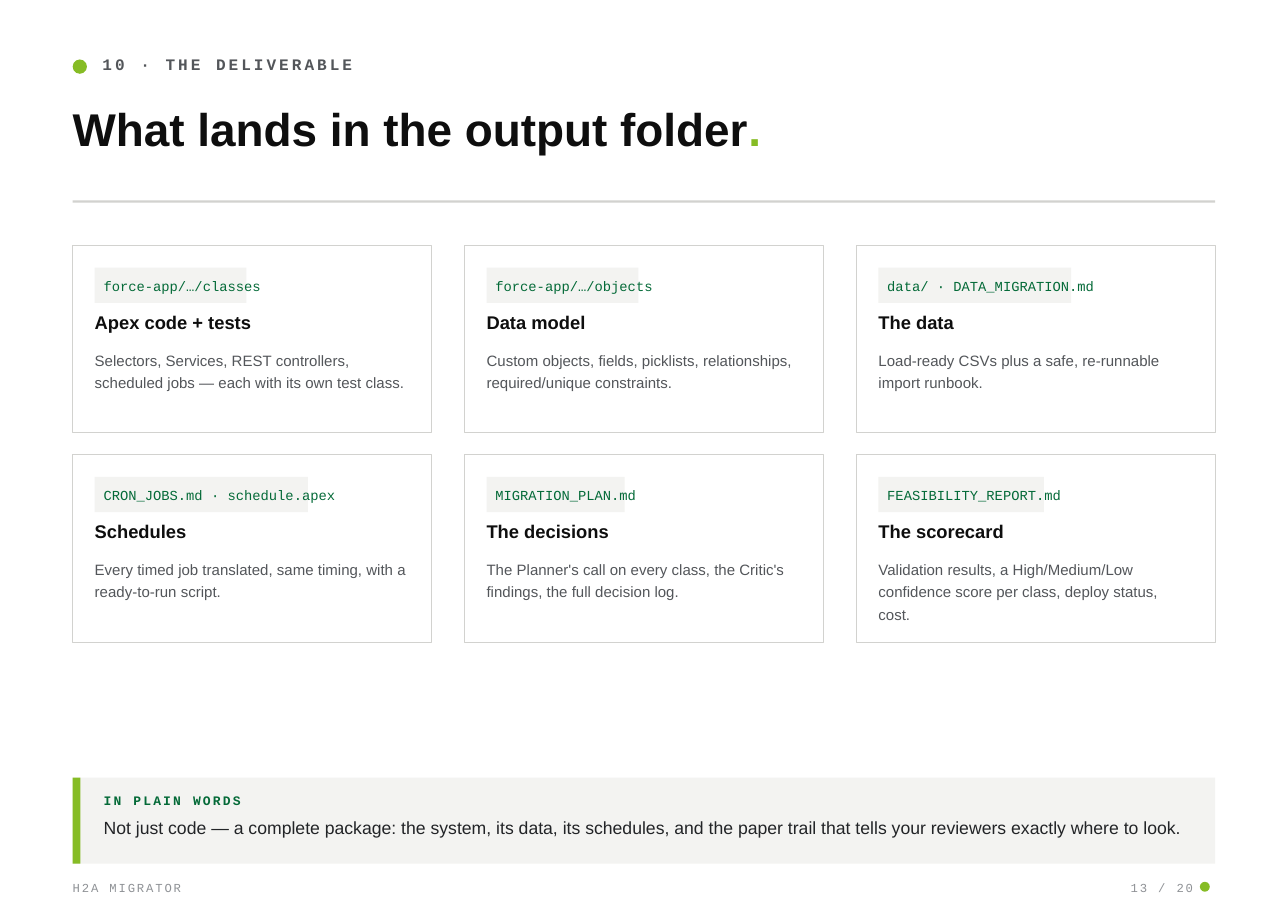
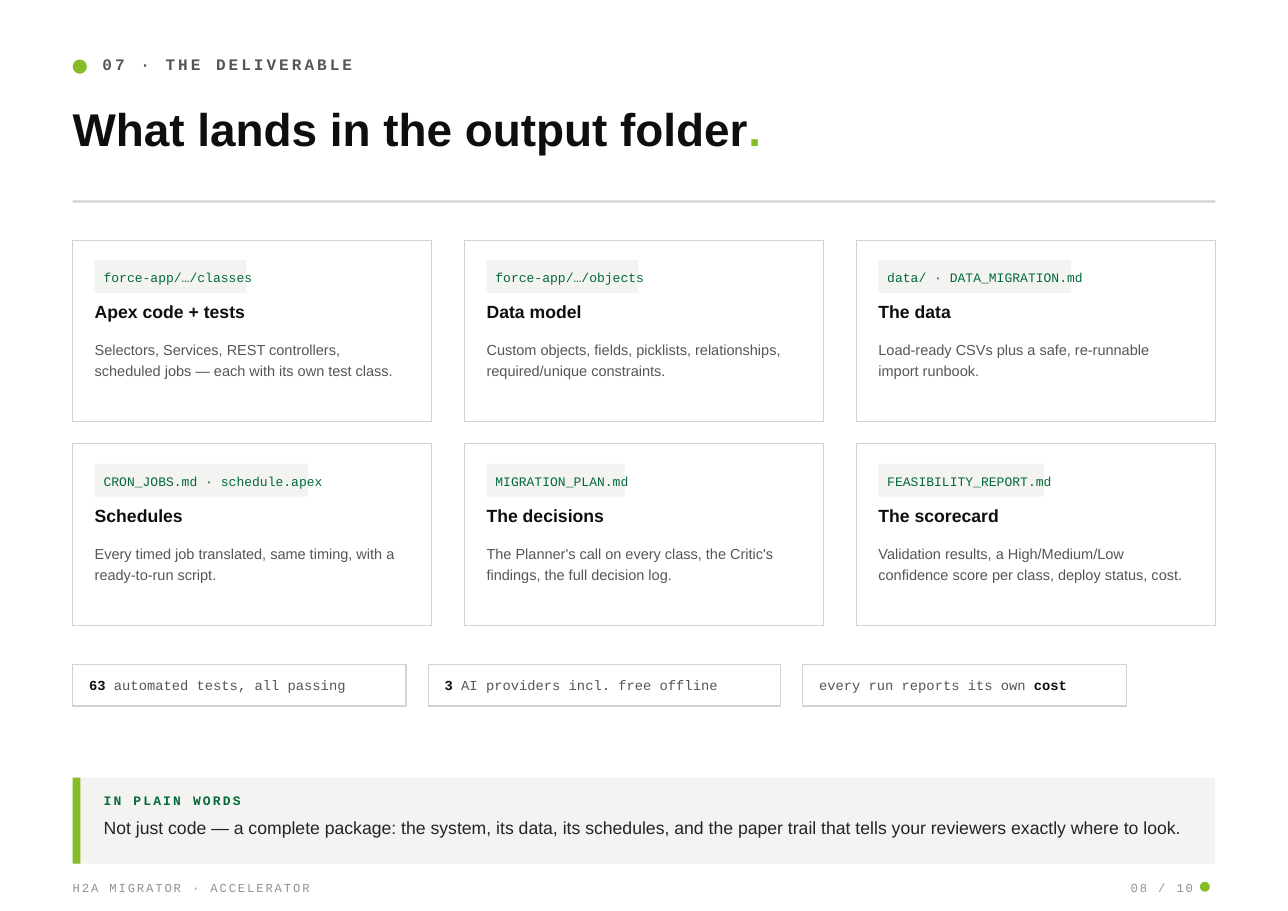
Before and after one commit to Vikaschd04/SAP_Salesforce_Migrator, a slide deck: slide 8 of docs/DEMO_DECK.pptx (slide 13 before the commit). Drawn at 1288x911 pixels with LibreOffice and Linux fonts; fonts in the diff are those of the drawing. Boxes give left, top, right and bottom in pixels: in the first picture for what was removed or moved away, otherwise in the second. Text is boxed around its words. In the diff, an @@ line names an element or a change of style, - is before the commit and + after.

Commit message:
refactor: update H2A Migrator deck generation script to a 10-slide executive accelerator format and remove obsolete PDF.

```diff
--- a/docs/DEMO_DECK.pptx
+++ b/docs/DEMO_DECK.pptx
@@ text at [102, 59, 352, 70]: text changed @@
-10 · THE DELIVERABLE
+07 · THE DELIVERABLE
@@ rectangle: place and size @@
-rectangle at [73, 246, 432, 433]
+rectangle at [73, 240, 432, 422]
@@ rectangle: place and size @@
-rectangle at [465, 246, 824, 433]
+rectangle at [465, 240, 824, 422]
@@ 9 texts, 3 rectangles: place and size @@
-9 texts, 3 rectangles at [95, 268, 1159, 391]
+9 texts, 3 rectangles at [95, 260, 1149, 379]
@@ rectangle: place and size @@
-rectangle at [856, 246, 1215, 433]
+rectangle at [856, 240, 1215, 422]
@@ rectangle: place and size @@
-rectangle at [73, 455, 432, 642]
+rectangle at [73, 444, 432, 626]
@@ rectangle: place and size @@
-rectangle at [465, 455, 824, 642]
+rectangle at [465, 444, 824, 626]
@@ rectangle: place and size @@
-rectangle at [856, 455, 1215, 642]
+rectangle at [856, 444, 1215, 626]
@@ 9 texts, 3 rectangles: place and size @@
-9 texts, 3 rectangles at [95, 477, 1157, 620]
+9 texts, 3 rectangles at [95, 464, 1182, 583]
@@ size 9 to 8.5 pt in 6 elements at [104, 272, 253, 285], [495, 272, 644, 285], [887, 272, 1083, 284], [104, 476, 323, 489], [495, 476, 628, 488], [887, 476, 1051, 488] @@
@@ size 12 to 11.5 pt in 6 elements at [95, 305, 245, 322], [487, 305, 582, 318], [878, 305, 951, 318], [487, 509, 604, 522], [95, 509, 183, 522], [878, 509, 999, 522] @@
@@ size 9.8 to 9.5 pt; line spacing 1.24 to 1.22 in 6 elements at [487, 344, 780, 379], [95, 344, 393, 379], [878, 344, 1149, 379], [95, 548, 394, 583], [487, 548, 773, 583], [878, 548, 1182, 583] @@
@@ rectangle added at [73, 664, 407, 706], fill #FFFFFF, outline #D2D2CF 0.75 pt @@
@@ text added at [89, 680, 346, 693], 9 pt, text #53565A @@
+63 automated tests, all passing
@@ rectangle added at [429, 664, 781, 706], fill #FFFFFF, outline #D2D2CF 0.75 pt @@
@@ text added at [445, 680, 718, 693], 9 pt, text #53565A @@
+3 AI providers incl. free offline
@@ rectangle added at [802, 664, 1126, 706], fill #FFFFFF, outline #D2D2CF 0.75 pt @@
@@ text added at [819, 680, 1067, 693], 9 pt, text #53565A @@
+every run reports its own cost
@@ text at [73, 884, 309, 892]: text changed @@
-H2A MIGRATOR
+H2A MIGRATOR · ACCELERATOR
@@ text at [1131, 884, 1194, 892]: text changed @@
-13 / 20
+08 / 10
```
Also in this commit, not shown: 9 other slides changed, 10 slides removed, 4 other files.
